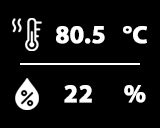
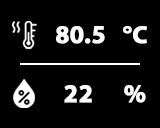
Two versions of the same layered image (160×128). Layer-by-layer changes:
painted on "Laag 2" over bbox(13, 78, 39, 110)
painted on "Laag 1" over bbox(12, 18, 42, 51)
